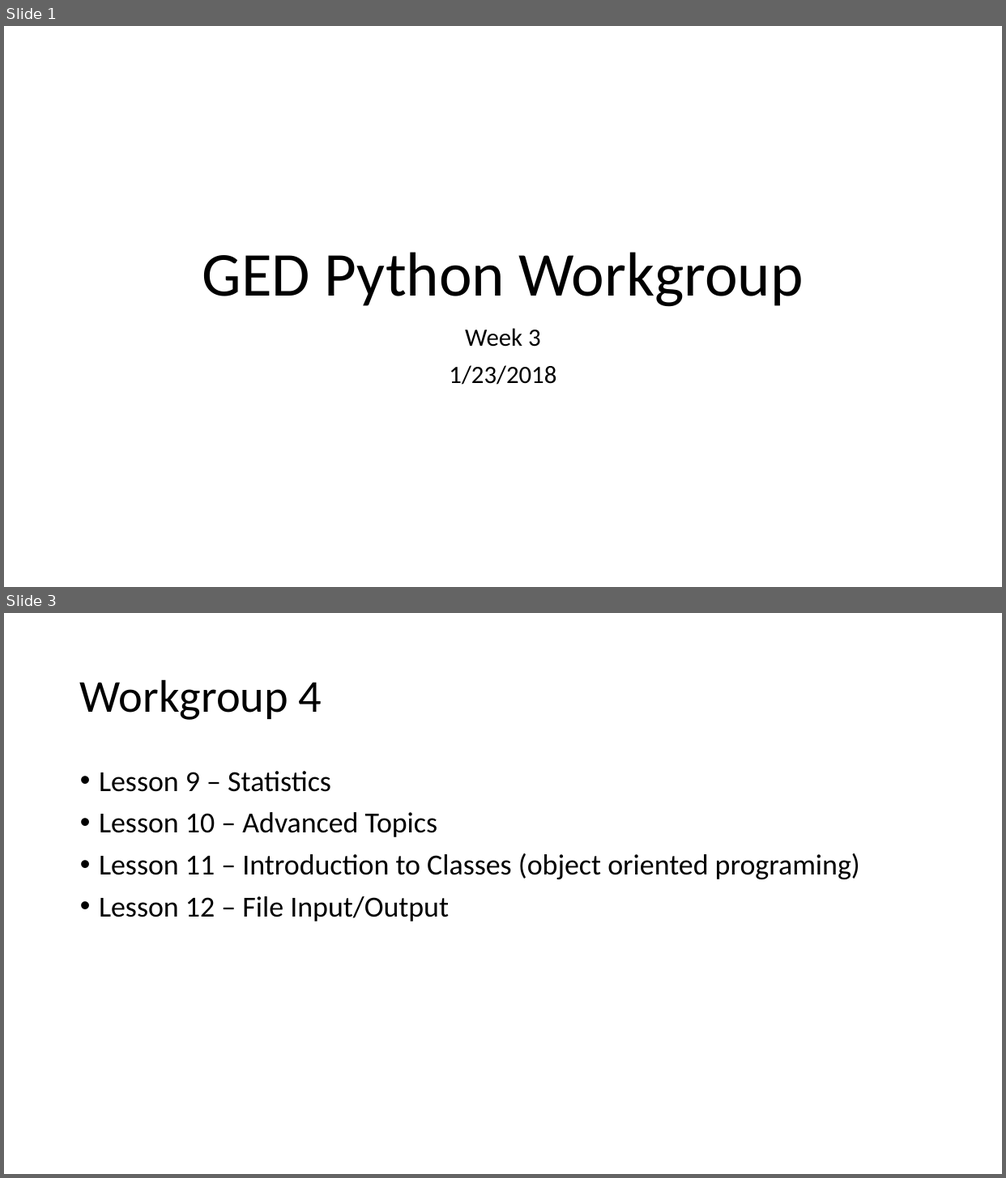
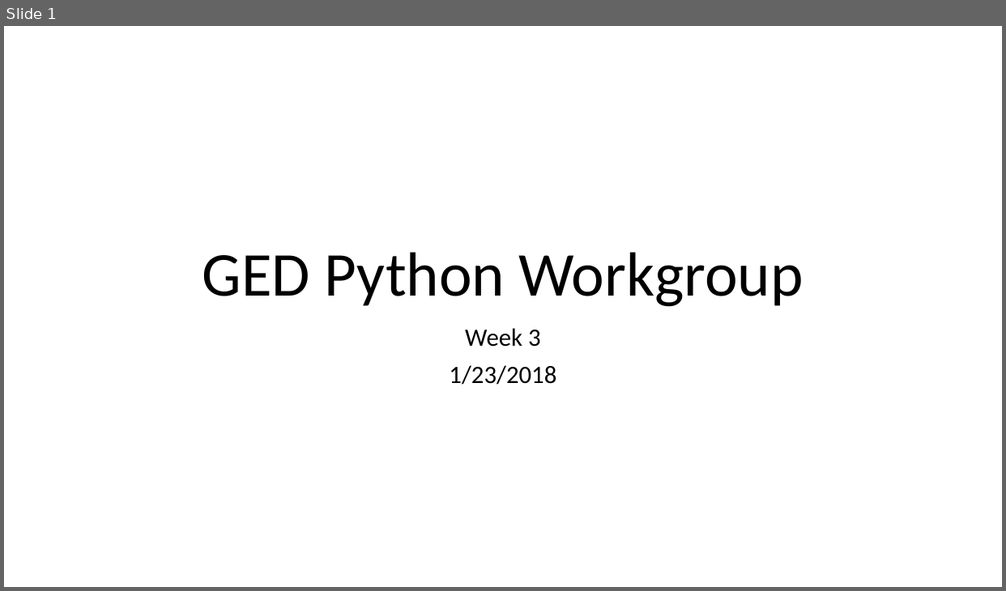
Before and after one commit to jbousquin/py_workgroup, a slide deck: slides/GED_Python_Workgroup_2018_01_23.pptx. Shown one above the other, each under a label of ours: slides 1 and 3 before the commit, slide 1 after it; the slides between them are not shown. The pictures are 1006x1178 and 1006x591 pixels, drawn with LibreOffice and Linux fonts; fonts in the diff are those of the drawing. Boxes give left, top, right and bottom in pixels: in the first picture for what was removed or moved away, otherwise in the second. Text is boxed around its words. In the diff, an @@ line names an element or a change of style, - is before the commit and + after.

```diff
--- a/slides/GED_Python_Workgroup_2018_01_23.pptx
+++ b/slides/GED_Python_Workgroup_2018_01_23.pptx
@@ slide 3 removed at [4, 613, 1002, 1174], background #FFFFFF @@
@@ title removed at [80, 679, 322, 720] @@
-Workgroup 4
@@ text removed at [99, 771, 860, 922] @@
-• Lesson 9 – Statistics
-• Lesson 10 – Advanced Topics
-• Lesson 11 – Introduction to Classes (object oriented programing)
-• Lesson 12 – File Input/Output
```
Also in this commit, not shown: 1 slide changed, 1 other slide removed, 1 other file.
